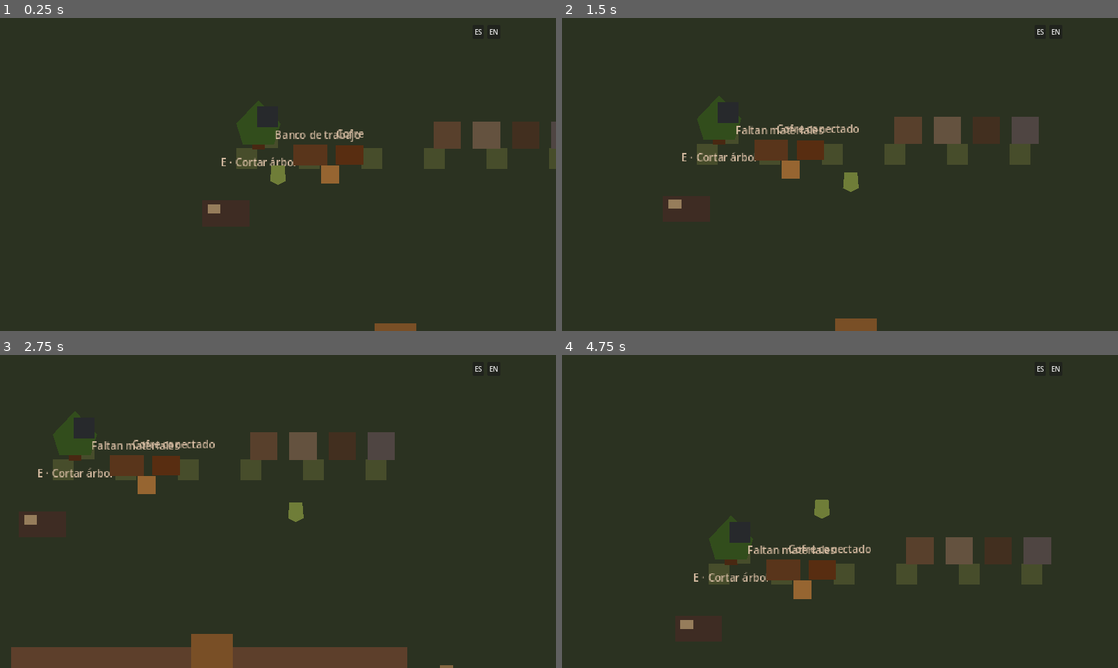
Above: before the commit, frames 1-4 (two rows, left to right).
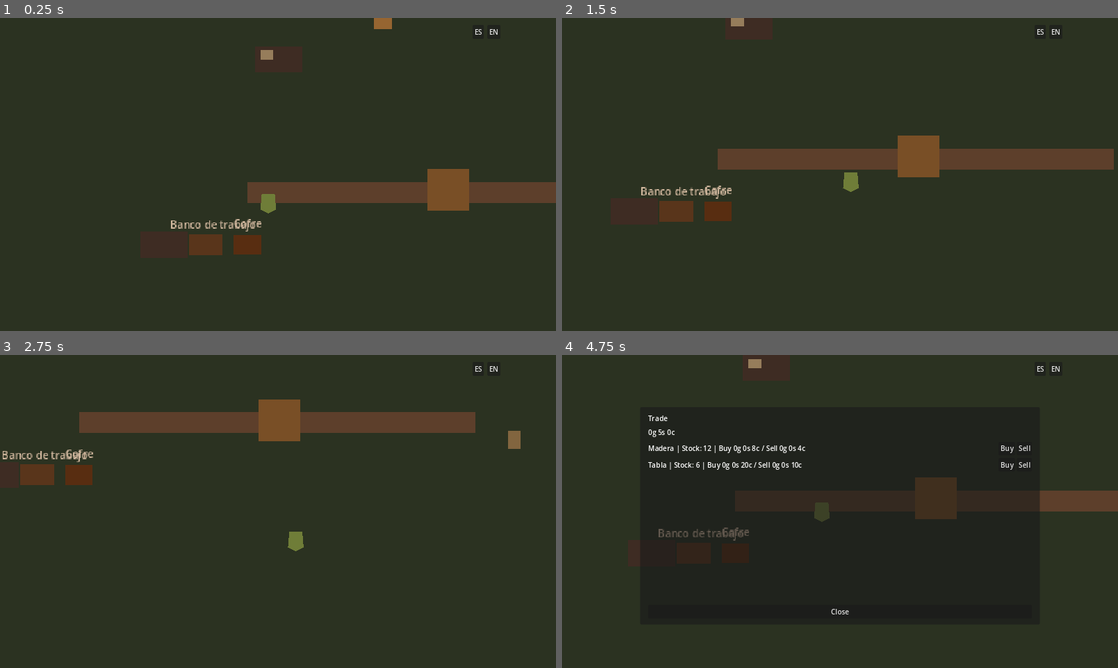
Above: after the commit, the same moments.

Repository: avarap/game1
Game: Godot game, scene res://main.tscn
Same seed, same stepped clock (60 frames per second), same inputs: the game is played once before the commit and once after it.
Inputs:
- Up to frame 1 (0.25 s): no input
- Up to frame 2 (1.5 s): hold D (move_right) 0.53-1.28 s; hold E (interact) 0.53-1.28 s; hold S (move_down) from 1.28 s (still down); tap E (interact) at 1.35 s
- Up to frame 3 (2.75 s): release S (move_down) at 2.03 s; hold D (move_right) from 2.03 s (still down); hold E (interact) from 2.03 s (still down)
- Up to frame 4 (4.75 s): release D (move_right) at 2.78 s; release E (interact) at 2.78 s; hold W (move_up) 2.78-3.53 s; tap E (interact) at 2.85, 4.35 s; hold E (interact) 3.53-4.28 s; hold A (move_left) from 3.53 s (still down)

The runs differ from the first frame. In frame 1, 9.7% of the frame differs, in the area x 30-100%, y 0-100%; in frame 2, 8.6%; in frame 3, 16%, in the area x 0-94%, y 14-100%; in frame 4, 7.2%.

Commit message:
feat: mount zone manager in world shell

Diff:
--- a/world/world.tscn
+++ b/world/world.tscn
@@ -24,6 +24,7 @@
 [ext_resource type="PackedScene" path="res://ui/economy/trade_layer.tscn" id="22_trade_layer"]
 [ext_resource type="Script" path="res://world/interactables/trade_interactable.gd" id="23_trade_interactable"]
 [ext_resource type="PackedScene" path="res://world/maps/technical_map.tscn" id="24_map"]
+[ext_resource type="Script" path="res://world/zones/zone_manager.gd" id="25_zone_manager"]
 
 [sub_resource type="RectangleShape2D" id="Sign_shape"]
 size = Vector2(28, 28)
@@ -41,6 +42,8 @@
 y_sort_enabled = true
 
 [node name="TechnicalMap" parent="." instance=ExtResource("24_map")]
+
+[node name="ZoneContainer" type="Node2D" parent="."]
 
 [node name="DayNightCycle" type="CanvasModulate" parent="."]
 script = ExtResource("10_day_night")
@@ -58,6 +61,9 @@
 
 [node name="Player" parent="." instance=ExtResource("1_player")]
 position = Vector2(640, 360)
+
+[node name="ZoneManager" type="Node" parent="."]
+script = ExtResource("25_zone_manager")
 
 [node name="QuestController" type="Node" parent="."]
 script = ExtResource("16_quest_controller")
Not shown: 1 places in world/world.tscn that only renumber resources
